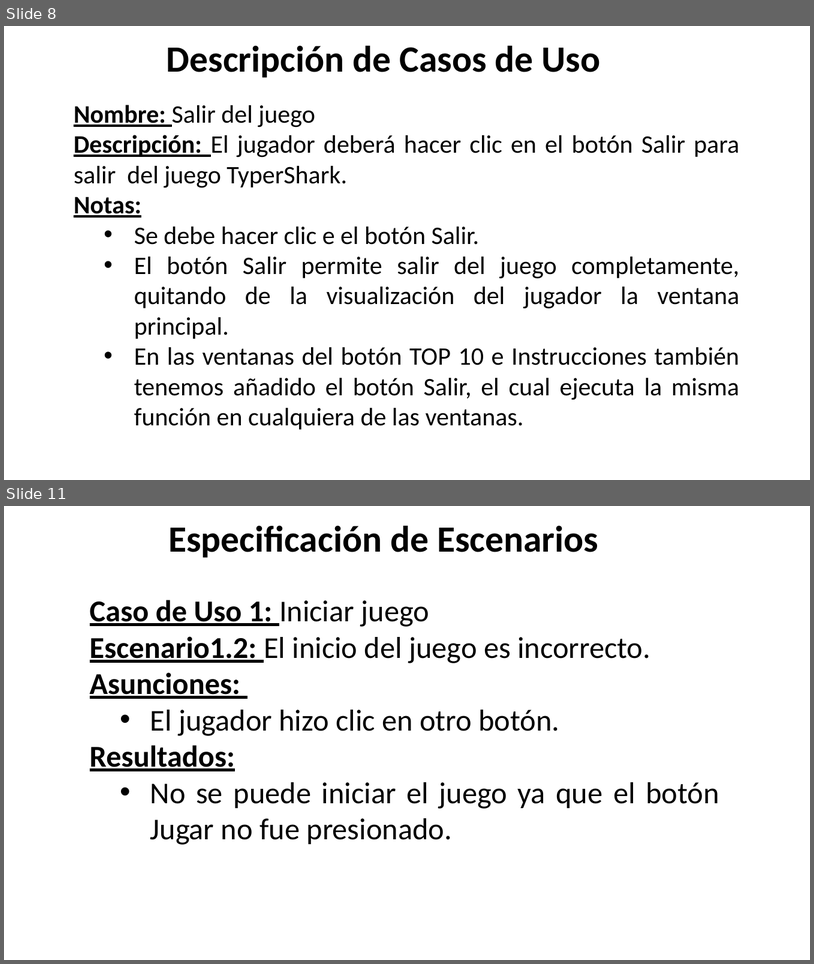
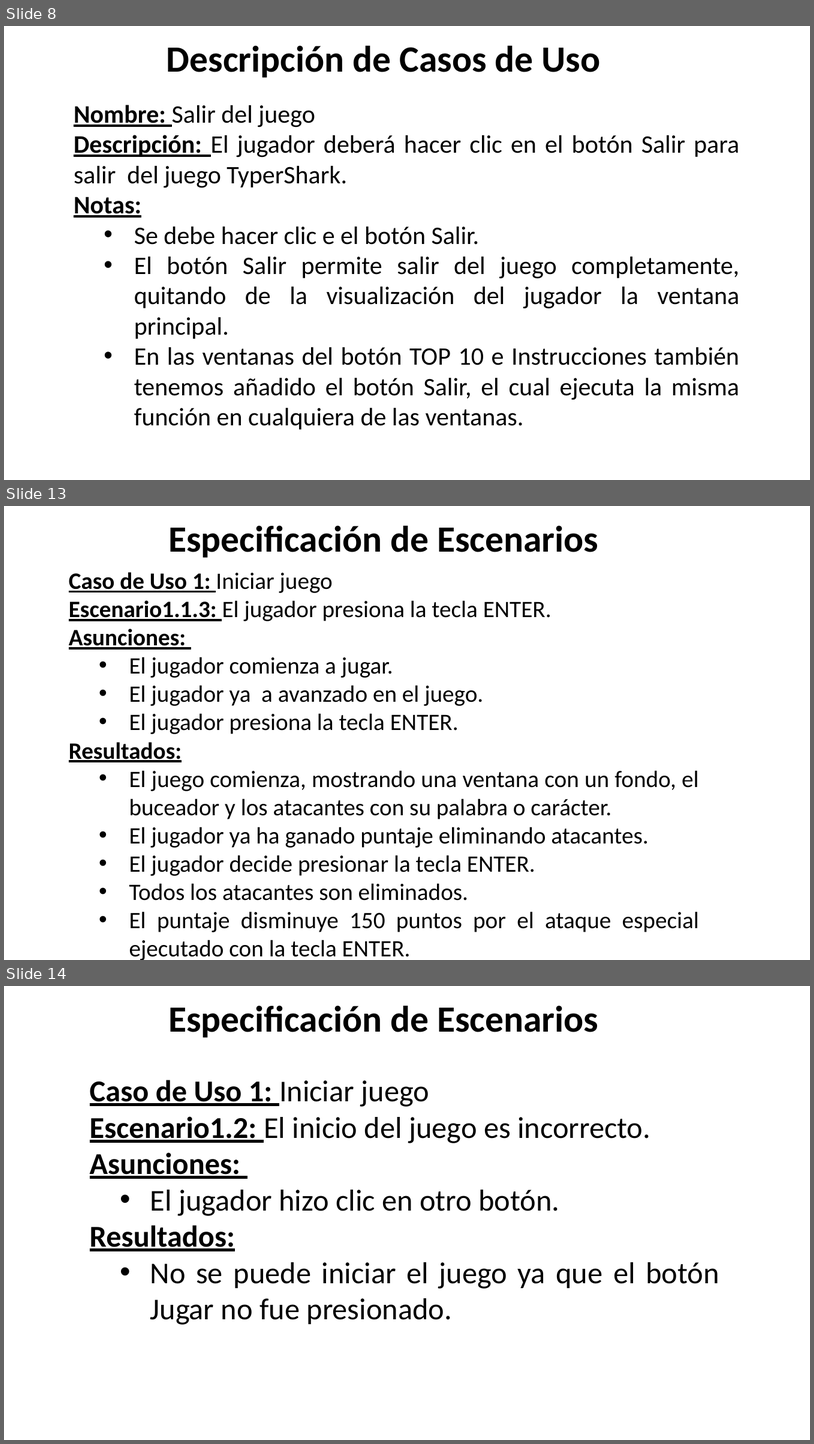
Before and after one commit to csacarelo/POO_Proyect, a slide deck: Proyecto_Final_v1.0/PresentaciónProyecto2.pptx. Shown one above the other, each under a label of ours: slides 8 and 11 before the commit, slides 8, 13 and 14 after it; the slides between them are not shown. The pictures are 814x964 and 814x1444 pixels, drawn with LibreOffice and Linux fonts; fonts in the diff are those of the drawing. Boxes give left, top, right and bottom in pixels: in the first picture for what was removed or moved away, otherwise in the second. Text is boxed around its words. In the diff, an @@ line names an element or a change of style, - is before the commit and + after.

Commit message:
Diapositivas para presentacion de Proyecto segunda parte añadida y se adjunta el diagrama de clases del juego en pdf

```diff
--- a/Proyecto_Final_v1.0/PresentaciónProyecto2.pptx
+++ b/Proyecto_Final_v1.0/PresentaciónProyecto2.pptx
@@ slide 13 added at (4,506,810,960), background #FFFFFF @@
@@ text added at (168,525,599,558), 44 pt, text #000000, bold @@
+Especificación de Escenarios
@@ text added at (69,572,699,960), 28 pt, text #000000 @@
+Caso de Uso 1: Iniciar juego
+Escenario1.1.3: El jugador presiona la tecla ENTER.
+Asunciones:
+  • El jugador comienza a jugar.
+  • El jugador ya a avanzado en el juego.
+  • El jugador presiona la tecla ENTER.
+Resultados:
+  • El juego comienza, mostrando una ventana con un fondo, el buceador y los atacantes con su palabra o carácter.
+  • El jugador ya ha ganado puntaje eliminando atacantes.
+  • El jugador decide presionar la tecla ENTER.
+  • Todos los atacantes son eliminados.
+  • El puntaje disminuye 150 puntos por el ataque especial ejecutado con la tecla ENTER.
@@ what was slide 11 is now slide 14 @@
```
Also in this commit, not shown: 4 slides changed, 7 other slides added, 2 other files.
